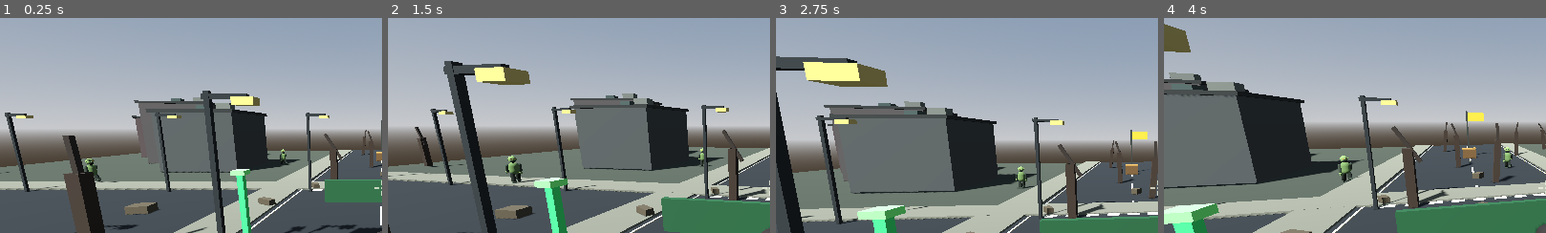
Above: before the commit, frames 1-4 (left to right).
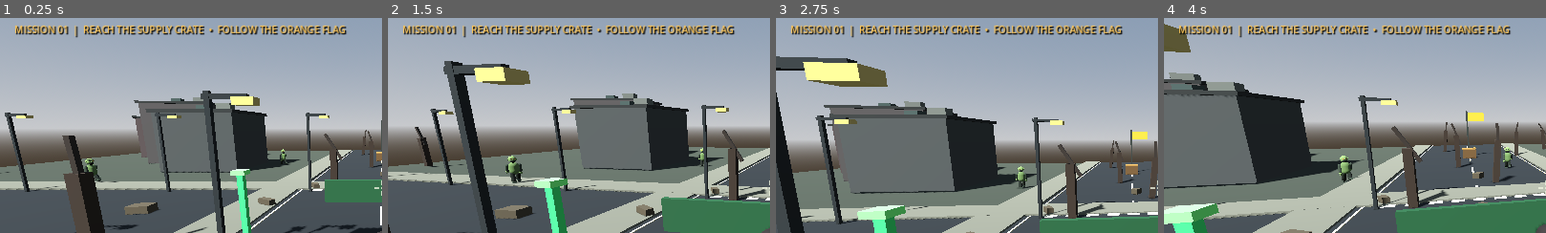
Above: after the commit, the same moments.

Repository: aljunatis40-alt/zombie-world-survivor
Game: Godot game, scene res://scenes/main.tscn
Same seed, same stepped clock (60 frames per second), same inputs: the game is played once before the commit and once after it.
Inputs (mouse positions are % of the whole screen's width and height, from its top left):
- Up to frame 1 (0.25 s): no input
- Up to frame 2 (1.5 s): move the mouse to (55, 50) at 0.52 s; hold W (move_forward) from 0.53 s (still down); click (55, 50) at 0.6 s; move the mouse to (45, 50) at 1.27 s; tap Shift (sprint) at 1.35 s
- Up to frame 3 (2.75 s): keep holding W (move_forward); move the mouse to (52, 48) at 2.02 s; click (52, 48) at 2.1 s
- Up to frame 4 (4 s): keep holding W (move_forward); move the mouse to (49, 52) at 2.77 s; tap Shift (sprint) at 2.85 s; move the mouse to (57, 51) at 3.52 s; click (57, 51) at 3.6 s
The pictures show only the part of the screen within x 0-50%, y 10-60%; the shares and areas given below are measured in that part.

The runs differ from the first frame. In frame 1, 2.9% of the frame differs, in the area x 4-91%, y 3-10%; in frame 2, 2.9%; in frame 3, 2.9%; in frame 4, 2.9%.

Commit message:
Add clear first mission direction to mobile HUD

Diff:
--- a/scripts/hud.gd
+++ b/scripts/hud.gd
@@ -14,6 +14,7 @@
 var health_bar_bg: ColorRect
 var health_bar_fill: ColorRect
 var hint_label: Label
+var objective_label: Label
 var fire_button: Button
 var reload_button: Button
 var jump_button: Button
@@ -50,6 +51,14 @@
 	health_bar_fill = ColorRect.new()
 	health_bar_fill.color = Color(0.28, 0.78, 0.38, 0.95)
 	health_bar_bg.add_child(health_bar_fill)
+
+	objective_label = Label.new()
+	objective_label.text = "MISSION 01  |  REACH THE SUPPLY CRATE  •  FOLLOW THE ORANGE FLAG"
+	objective_label.add_theme_color_override("font_color", Color(1.0, 0.78, 0.34, 0.96))
+	objective_label.add_theme_color_override("font_shadow_color", Color(0, 0, 0, 0.95))
+	objective_label.add_theme_constant_override("shadow_offset_x", 2)
+	objective_label.add_theme_constant_override("shadow_offset_y", 2)
+	add_child(objective_label)
 
 	hint_label = Label.new()
 	hint_label.text = "MOVE"
@@ -98,6 +107,9 @@
 	health_bar_bg.size = Vector2(220.0 * ui_scale, 10.0 * ui_scale)
 	health_bar_fill.position = Vector2.ZERO
 	health_bar_fill.size = health_bar_bg.size
+	objective_label.position = Vector2(margin, margin * 3.45)
+	objective_label.add_theme_font_size_override("font_size", roundi(16.0 * ui_scale))
+	objective_label.size = Vector2(size.x * 0.72, 34.0 * ui_scale)
 	hint_label.set_anchors_preset(Control.PRESET_BOTTOM_LEFT)
 	hint_label.position = Vector2(margin + 8.0 * ui_scale, -margin - 94.0 * ui_scale)
 	hint_label.add_theme_font_size_override("font_size", roundi(14.0 * ui_scale))
